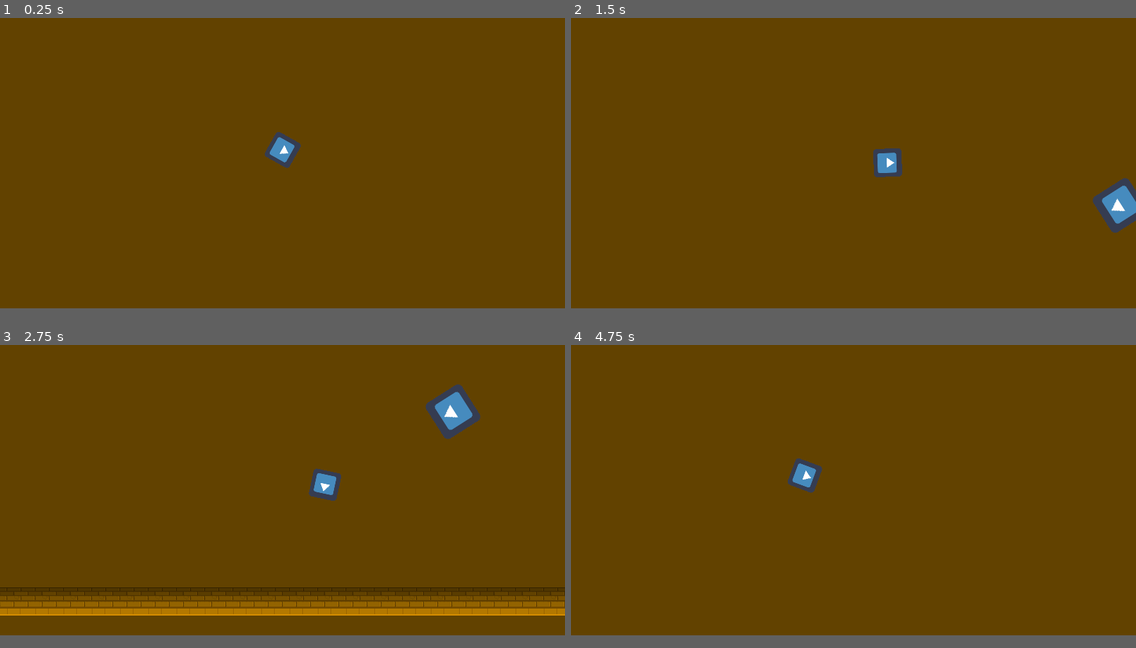
Above: before the commit, frames 1-4 (two rows, left to right).
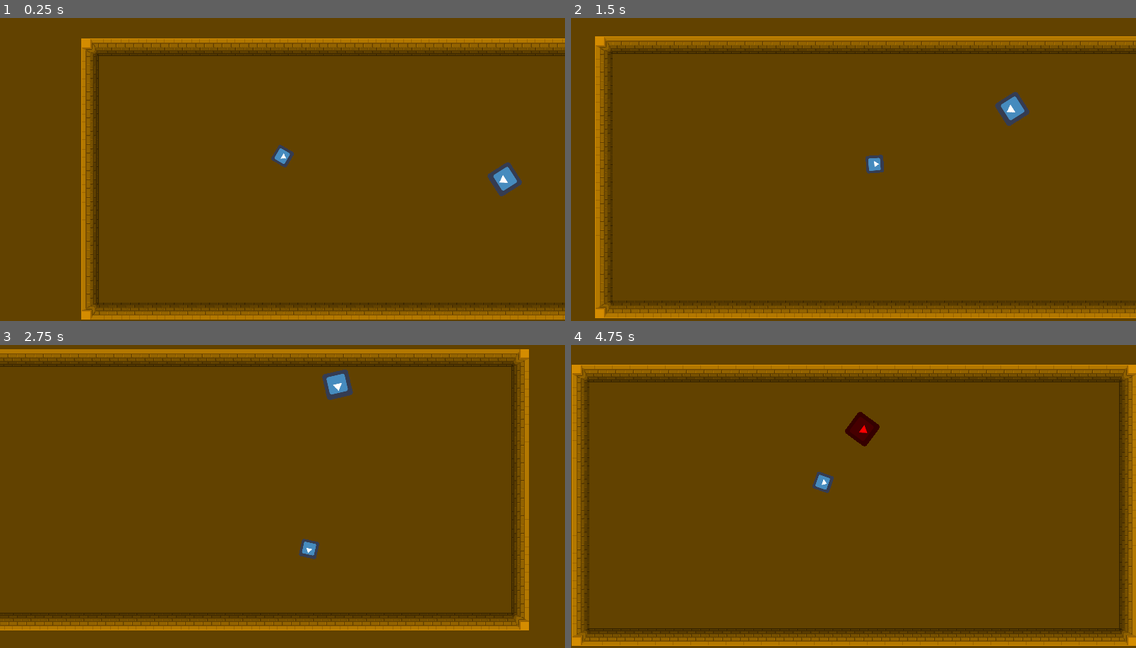
Above: after the commit, the same moments.

Repository: kinge880/GameJam
Game: Godot game, scene res://Word.tscn
Two runs of this game, one before a commit and one after it. Both use one fixed random seed, a clock stepped at 60 frames per second and the inputs below. The engine's default icon, where the game draws it, is replaced by a stand-in: a white triangle on a blue panel in a dark square.
Inputs (mouse positions are in pixels of both pictures, inside the frame that each line leads up to):
- Up to frame 1 (0.25 s): no input
- Up to frame 2 (1.5 s): move the mouse to (977, 133) at 0.52 s; hold D (ui_right) 0.53-1.28 s; hold Space (atk) 0.53-1.28 s; move the mouse to (740, 166) at 1.27 s; hold S (ui_down) from 1.28 s (still down); tap Space (atk) at 1.35 s
- Up to frame 3 (2.75 s): move the mouse to (339, 405) at 2.02 s; release S (ui_down) at 2.03 s; hold D (ui_right) from 2.03 s (still down); hold Space (atk) from 2.03 s (still down)
- Up to frame 4 (4.75 s): move the mouse to (825, 538) at 2.77 s; release D (ui_right) at 2.78 s; release Space (atk) at 2.78 s; hold W (ui_up) 2.78-3.53 s; tap Space (atk) at 2.85, 4.35 s; move the mouse to (1023, 523) at 3.52 s; hold Space (atk) 3.53-4.28 s; hold A (ui_left) from 3.53 s (still down); move the mouse to (684, 429) at 4.27 s
In our replay, the window is 800x450 before the commit and 800x468 after it. These sizes can differ from the game's own. Grey fills any space a smaller window leaves; there, only what the larger window draws over its background counts as a difference.

The runs differ from the first frame. In frame 1, 8.1% of the frame differs, in the area x 0-100%, y 6-100%; in frame 2, 9.4%; in frame 3, 13%, in the area x 0-100%, y 1-95%; in frame 4, 10%.

Commit message:
upando
não terminado

Diff:
--- a/Enemy.tscn
+++ b/Enemy.tscn
@@ -30,16 +30,15 @@
 shape = SubResource( 1 )
 
 [node name="Path2D" type="Path2D" parent="."]
-curve = SubResource( 4 )
+curve = SubResource( 2 )
 
 [node name="PathFollow2D" type="PathFollow2D" parent="Path2D"]
 position = Vector2( 144.703, 77.05 )
-rotation = -1.66665
+rotation = -1.66666
 
 [node name="Enemy" type="KinematicBody2D" parent="Path2D/PathFollow2D"]
 position = Vector2( -0.407059, -0.603361 )
 rotation = -0.471359
-scale = Vector2( 1, 1 )
 script = ExtResource( 2 )
 __meta__ = {
 "_edit_group_": true
--- a/Script/Enemy.gd
+++ b/Script/Enemy.gd
@@ -14,7 +14,7 @@
 var enemy_position
 signal kill
 onready var path = get_node("../")
-var state
+var state = 2
 
 func _ready():
 	add_to_group("enemy")
--- a/project.godot
+++ b/project.godot
@@ -21,10 +21,6 @@
 
 [display]
 
-window/size/width=640
-window/size/height=360
-window/size/test_width=1280
-window/size/test_height=720
 window/stretch/mode="2d"
 window/stretch/aspect="keep"
 
Not shown: 2 places in Enemy.tscn that only renumber resources
